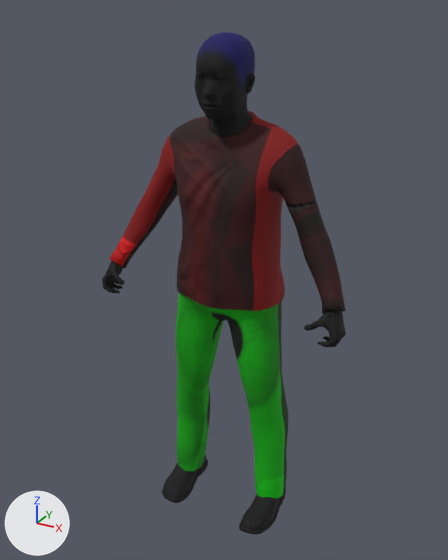
What one commit did to the glTF model assets/models/crowd_l.glb.
Both versions are drawn from a 50 mm camera at (0.872, -1.635, 1.676) aimed at (-0.02, -0.012, 0.864). Every picture has the same lights, and +X, +Y and +Z are marked at lower left. The first picture is the older version. Where no turn or scale is listed for an object, it has been applied to the vertices. Vertices at exactly the same position are counted once.

The older version as bpy lines, for what is in view:
```python
me_body = bpy.data.meshes.new('Body')
me_body.from_pydata(...)  # 5460 vertices, 10528 faces; spans x -0.42..0.42, y -0.18..0.13, z 0.0..1.61
me_body.materials.append(mat_crowd_l_body)
ob_body = bpy.data.objects.new('Body', me_body)
ob_body.location = (0.0, 0.0, 0.0)
```
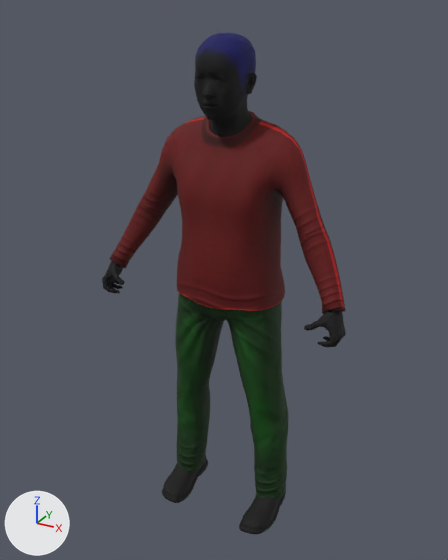
Where the change shows, as pixel boxes [x1, y1, x2, y2] in the pictures (448 x 560 px; the box of a moved part takes in the faces that stretch with it):
'Body', reshaped
    before: [102, 32, 346, 534]
    after: [102, 33, 346, 534]
part 1 of me_body, moved or reshaped
    before: [195, 34, 256, 138]
    after: [194, 35, 257, 137]
part 2 of me_body, surface changed
    both: [109, 111, 346, 502]
part 3 of me_body, recoloured (darker)
    before: [176, 80, 288, 498]
    after: [176, 293, 288, 498]

The edits, one by one:
me_body is used by ob_body; location (0.0, 0.0, 0.0).
me_body had 5460 vertices, 10528 faces and spanned x -0.42..0.42, y -0.18..0.13, z 0.0..1.61.
me_body now has 5459 vertices, 10526 faces and spans x -0.42..0.42, y -0.18..0.13, z 0.0..1.61.
me_body part 1: 221 vertices moved within x -0.16..0.08, y -0.15..0.02, z 1.19..1.6; 337 vertices removed from x -0.15..0.08, y -0.15..0.05, z 1.19..1.6; 336 vertices added at x -0.16..0.09, y -0.15..0.03, z 1.19..1.59.
me_body part 2: 6972 kept faces spanning x -0.42..0.42, y -0.18..0.13, z 0.0..1.52 get new texture (UV) coordinates.
me_body part 3: 1771 kept faces spanning x -0.22..0.22, y -0.14..0.12, z 0.06..1.57 get new vertex colours; the middle colour goes from green #00ff00 to green #00ed00.
Other edits to the shape of me_body do not show in these pictures.
